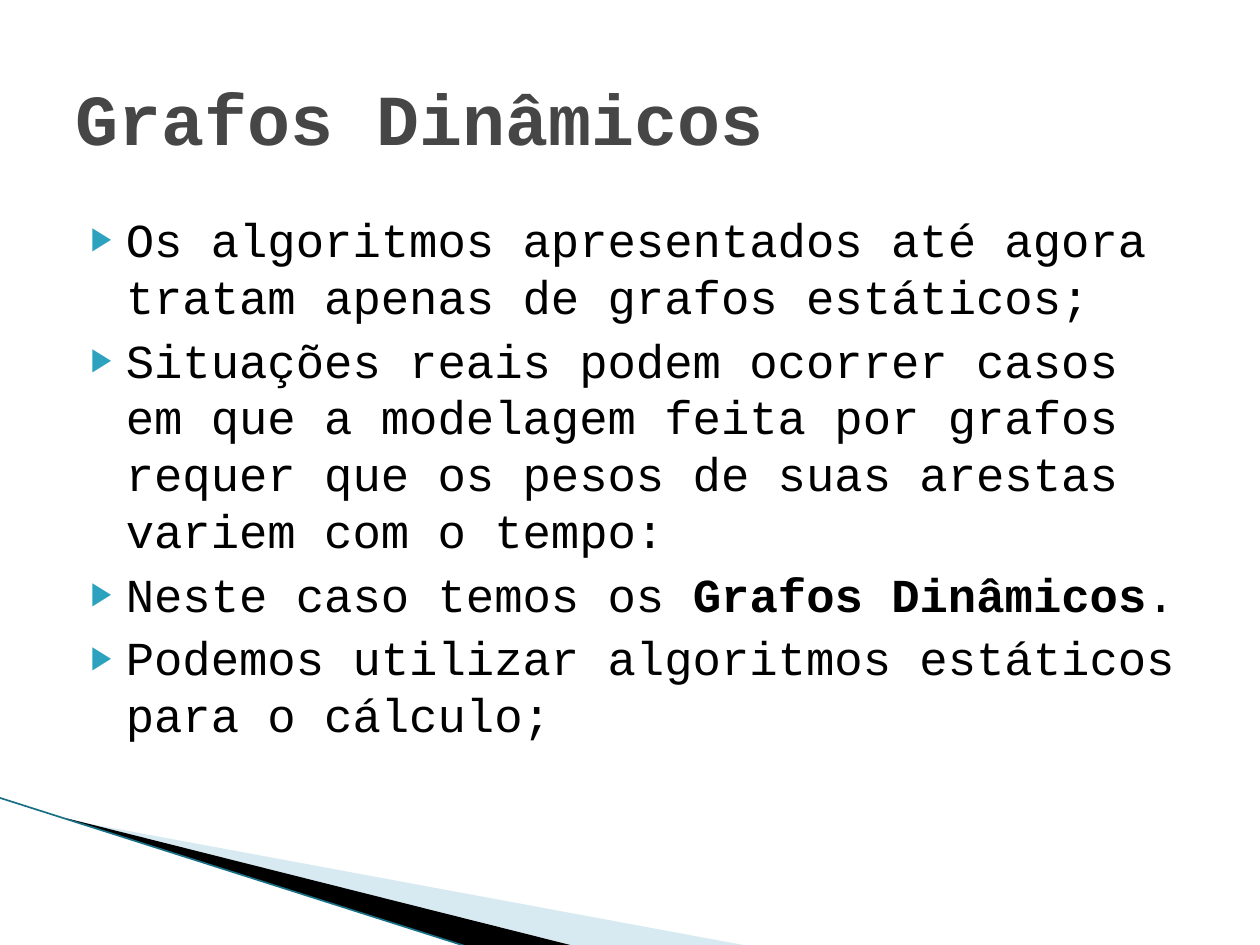
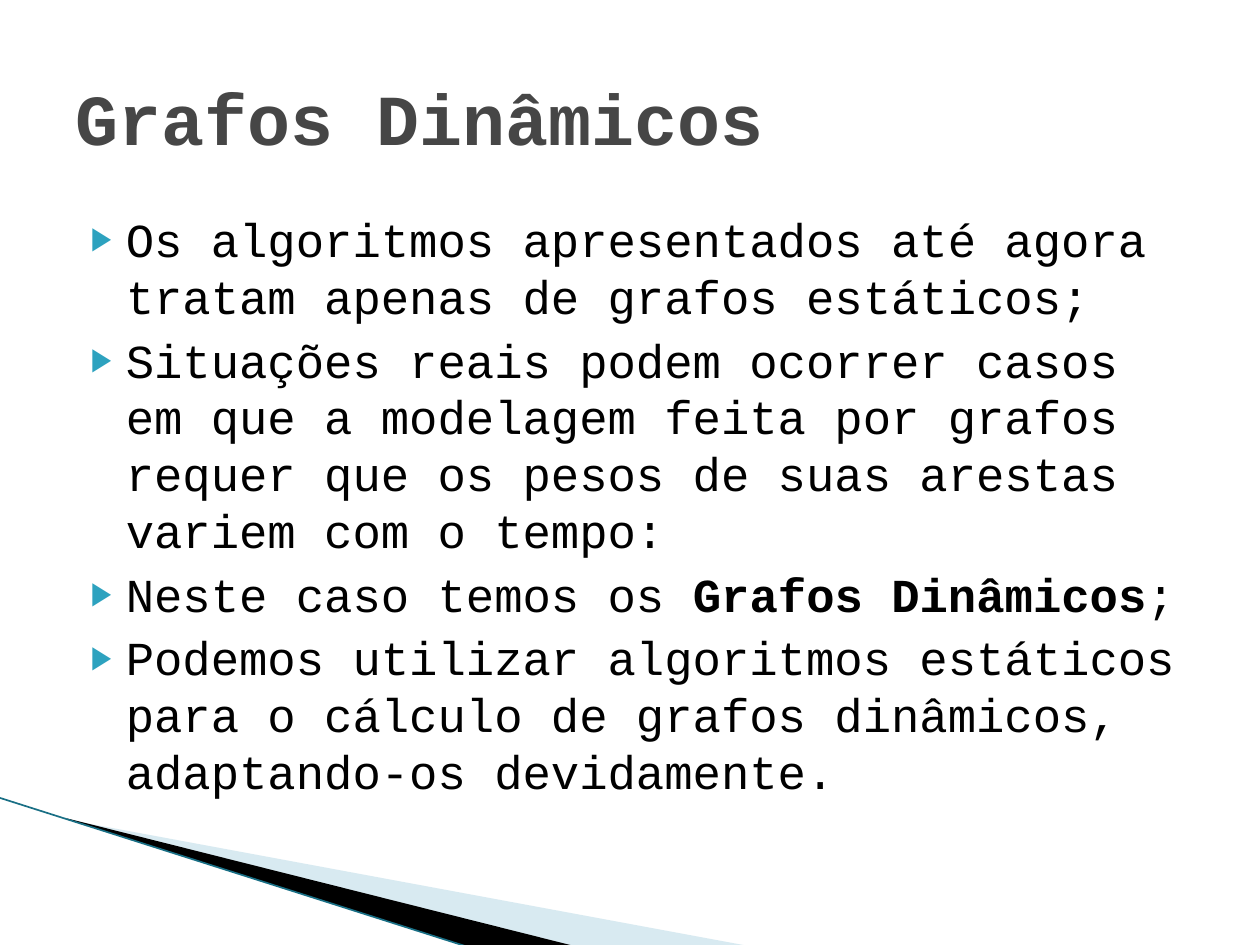
Before and after one commit to pedrohbh/PG-Dissertacao, a slide deck: slide 24 of Academia/Apresentação PG/Apresentação PG.pptx. Drawn at 1260x945 pixels with LibreOffice and Linux fonts; fonts in the diff are those of the drawing; background and template pictures are left out. Boxes give left, top, right and bottom in pixels: in the first picture for what was removed or moved away, otherwise in the second. Text is boxed around its words. In the diff, an @@ line names an element or a change of style, - is before the commit and + after.

```diff
--- a/Academia/Apresentação PG/Apresentação PG.pptx
+++ b/Academia/Apresentação PG/Apresentação PG.pptx
@@ text at <box>126,578,1175,799</box>: text changed @@
-▶ Neste caso temos os Grafos Dinâmicos.
-▶ Podemos utilizar algoritmos estáticos para o cálculo;
+▶ Neste caso temos os Grafos Dinâmicos;
+▶ Podemos utilizar algoritmos estáticos para o cálculo de grafos dinâmicos, adaptando-os devidamente.
```
Also in this commit, not shown: 13 slides added, 6 other files.
